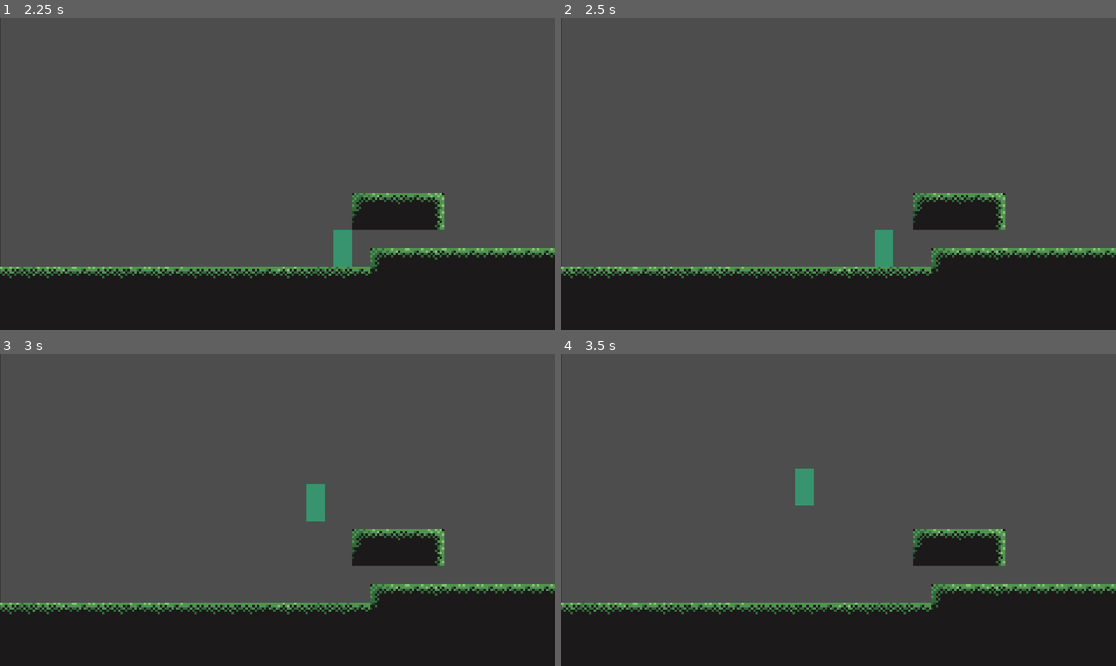
Above: before the commit, frames 1-4 (two rows, left to right).
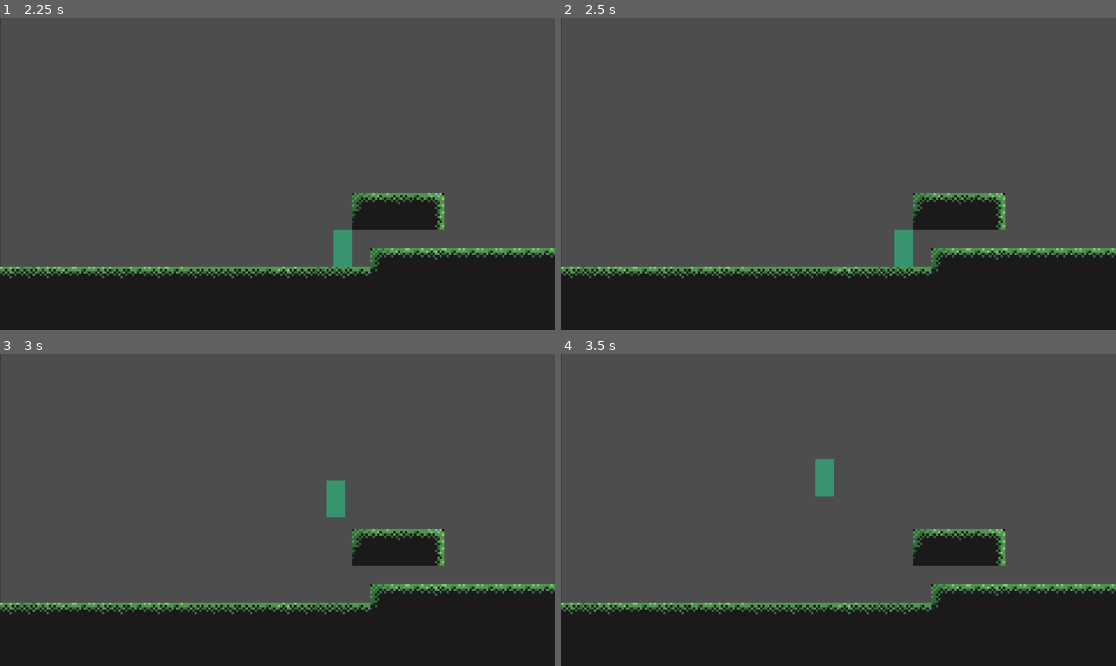
Above: after the commit, the same moments.

Repository: Realloush/Rasmuskel-inc.
Game: Godot game, scene res://scenes/MainMenu.tscn
Same seed, same stepped clock (60 frames per second), same inputs: the game is played once before the commit and once after it.
Inputs:
- Up to frame 1 (2.25 s): click "Play" at 0.5 s; tap Enter (ui_accept) at 1.25 s; hold Enter (ui_accept) 1.28-2.03 s; hold D (ui_right) from 1.28 s (still down); tap Shift (shift) at 2.1 s
- Up to frame 2 (2.5 s): keep holding D (ui_right); tap Enter (ui_accept) at 2.27, 2.3 s
- Up to frame 3 (3 s): tap Enter (ui_accept) at 2.57 s; release D (ui_right) at 2.78 s; hold A (ui_left) from 2.78 s (still down); hold Enter (ui_accept) from 2.78 s (still down)
- Up to frame 4 (3.5 s): keep holding A (ui_left); keep holding Enter (ui_accept)

Frame 1 is identical in both runs. In frame 2, 0.8% of the frame differs, in the area x 56-64%, y 67-80%; in frame 3, 0.8%, in the area x 55-63%, y 40-54%; in frame 4, 0.8%.

Commit message:
Add files via upload
Liikumise ümberkirjutamine

Diff:
--- a/script/MainGame.gd
+++ b/script/MainGame.gd
@@ -1,8 +1,4 @@
 extends Node2D
-
-
-
-
 
 func _ready():
 	#Engine.max_fps = 60
--- a/script/player.gd
+++ b/script/player.gd
@@ -11,8 +11,6 @@
 @onready var dash_cooldown = $DashCooldown
 @onready var wall_jump_timer = $Wall_jump
 @onready var wall_jump_lerp_timer = $WallJumpLerp
-
-
 
 
 var gravity = 1800
@@ -29,25 +27,22 @@
 var acceleration = 9000.0
 var wall_jump_velocity = -1100.0
 var air_resistence = 8000.0
-var wall_jump_horizontal_speed = 2000.0
+var wall_jump_horizontal_speed = 700.0
 var direction_facing = 1
 var dashspeed = 1750
 var dashlenght = 0.2
 var is_wall_sliding_right = false
 var is_wall_sliding_left = false
 
-func apply_gravity(delta):
-	if not is_on_floor():
-		velocity.y += gravity * delta
+var moving = {"left":false, "right":false}
 
-
-
-
+func _input(event):
+	if event is InputEventKey:
+		if Input.is_action_pressed("ui_accept"):
+			pass
 
 func _process(delta):
 	pass
-
-
 func handle_dashing():
 		# Dash
 	if Input.is_action_just_pressed("shift") and can_dash and dash_cooldown.time_left == 0:
@@ -57,7 +52,6 @@
 	if dash.is_dashing():
 		velocity.y = 0
 		velocity.x = dashspeed * direction_facing
-
 func handle_wall_slide():
 		# Wall Sliding
 	if is_on_floor():
@@ -85,7 +79,6 @@
 		can_dash = true
 		is_wall_jumping_right = false
 		is_wall_jumping_left = false
-
 func handle_wall_jump():
 
 	if not is_on_wall():
@@ -114,19 +107,14 @@
 	var just_left_ledge = was_on_floor and not is_on_floor() and velocity.y >= 0
 	if just_left_ledge:
 		coyote_jump_timer.start()
+
 func _physics_process(delta):
-
 	if wall_jump_timer.time_left <= 0:
 		wall_jump_timer.stop()
 		can_move = true
 		is_wall_jumping_left = false
 		is_wall_jumping_right = false
-	if Input.is_action_just_pressed("ui_right"):
 
-		$Sprite2D.flip_h = true
-	if Input.is_action_just_pressed("ui_left"):
-
-		$Sprite2D.flip_h = false
 	# Double Jump
 	if Input.is_action_just_pressed("ui_accept") and not is_on_floor() and not is_wall_sliding and can_double_jump and not dash.is_dashing():
 		velocity.y = double_jump_velocity
@@ -145,27 +133,21 @@
 		can_double_jump = true
 		can_dash = true
 
-
 	# Jump height
 	if Input.is_action_just_released("ui_accept") and not velocity.y > -30:
 		gravity = 9000
 
-
 	# Falling speed limit
 	if velocity.y >1500:
 		velocity.y = 1500
+
+	if not is_on_floor():
+		velocity.y += gravity * delta
+
 	handle_dashing()
 	handle_wall_slide()
 	handle_wall_jump()
-
-	apply_gravity(delta)
 	coyote_jump()
-
-
-
-
-
-
 
 	# Jump and Buffer Jump
 	if Input.is_action_just_pressed("ui_accept") and not dash.is_dashing():
@@ -177,7 +159,29 @@
 	if is_on_floor() and jump_buffer.time_left > 0:
 		jump_buffer.stop()
 	# Moving Left and Right
-	var direction = Input.get_axis("ui_left", "ui_right")
+	if Input.is_action_pressed("ui_right"):
+		direction_facing = 1
+		$Sprite2D.flip_h = true
+		moving["right"] = true
+		moving["left"] = false
+
+	elif Input.is_action_pressed("ui_left"):
+		direction_facing = -1
+		$Sprite2D.flip_h = false
+		moving["left"] = true
+		moving["right"] = false
+	else:
+		moving["left"] = false
+		moving["right"] = false
+
+	var direction = 0
+	if moving["right"]:
+		direction = 1
+	elif moving["left"]:
+		direction = -1
+	else:
+		direction = 0
+
 	if direction and not dash.is_dashing() and can_move:
 		velocity.x =  normal_speed * direction
 	else:
